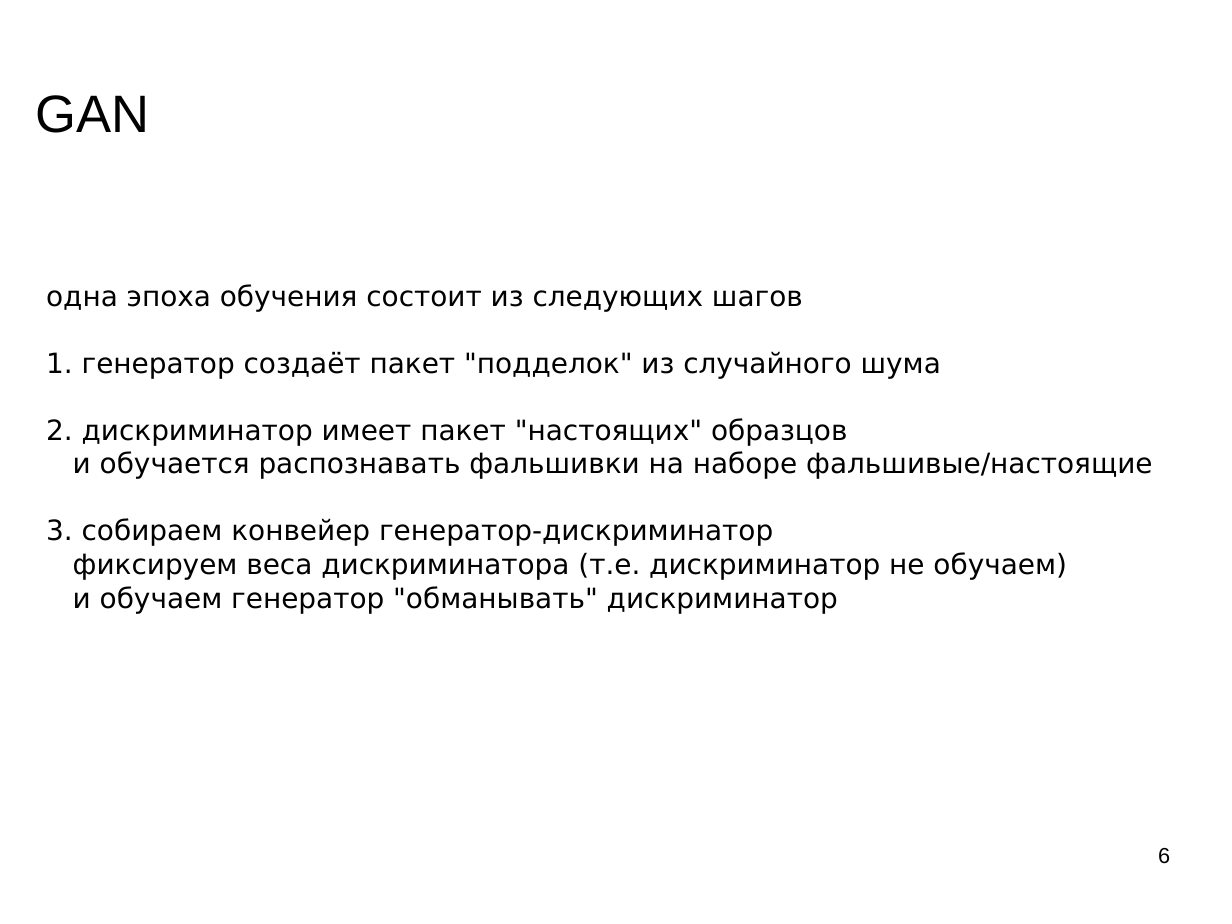
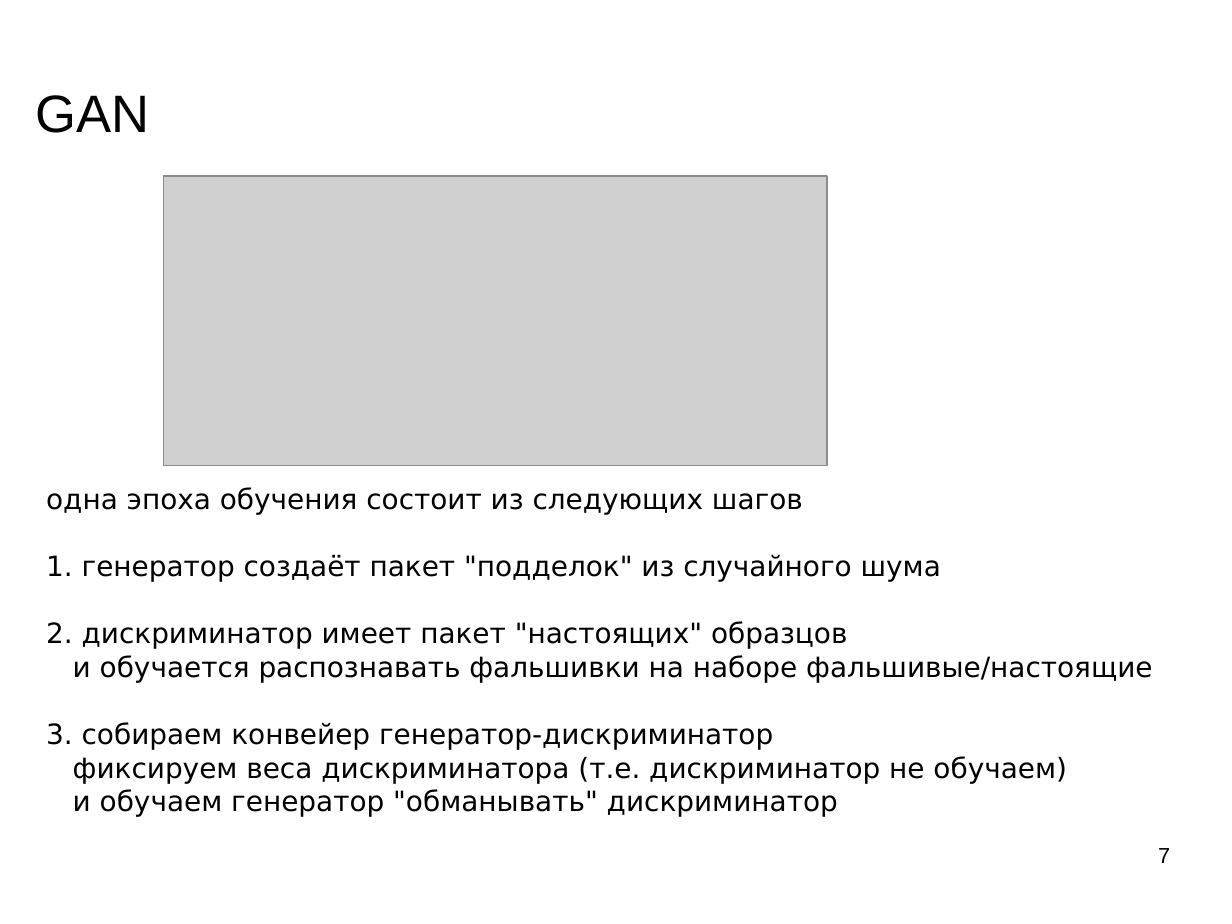
Before and after one commit to mechanoid5/ml_lectorium_legacy, a slide deck: slide 7 of 23-gan.odp (slide 6 before the commit). Drawn at 1232x924 pixels with LibreOffice and Linux fonts; fonts in the diff are those of the drawing; grey boxes stand for pictures; background and template pictures are left out. Boxes give left, top, right and bottom in pixels: in the first picture for what was removed or moved away, otherwise in the second. Text is boxed around its words. In the diff, an @@ line names an element or a change of style, - is before the commit and + after.

```diff
--- a/23-gan.odp
+++ b/23-gan.odp
@@ picture added at [163,176,827,465] @@
@@ text "одна эпоха обучения состоит из ...": place and size @@
-text "одна эпоха обучения состоит из ..." at [46,284,1152,613]
+text "одна эпоха обучения состоит из ..." at [46,487,1152,817]
@@ page number at [1158,848,1170,863]: text changed @@
-6
+7
```
Also in this commit, not shown: 2 other slides changed, 1 slide added, 2 other files.
